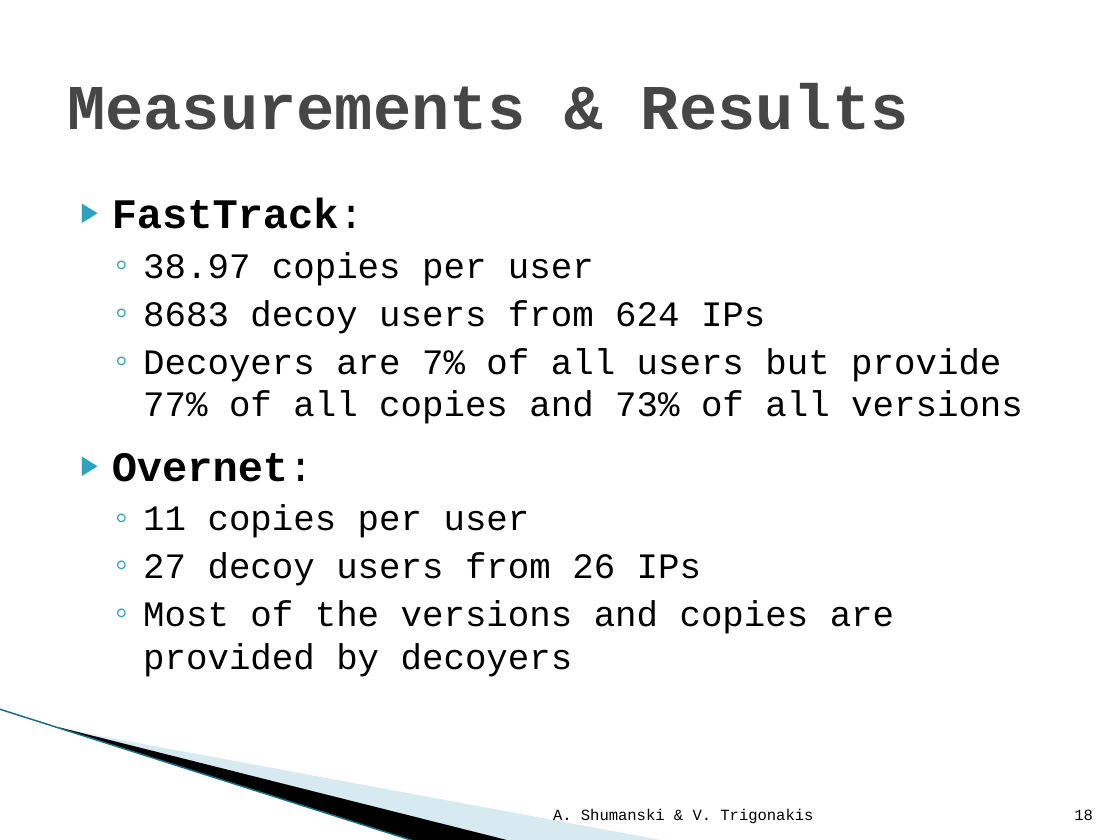
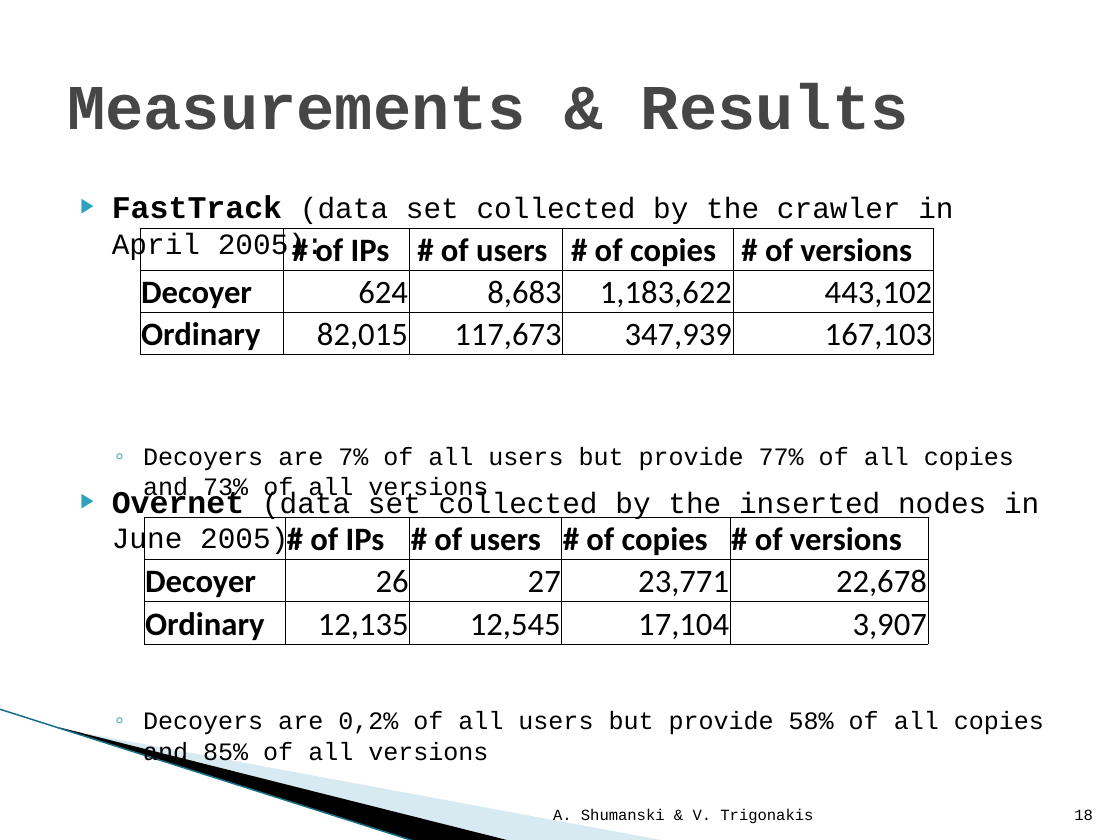
Before and after one commit to WinLAFS/kthsedsav, a slide deck: slide 18 of P2P/labs/documents/presentation/The Index Poisoning Attack in P2P File Sharing.pptx. Drawn at 1120x840 pixels with LibreOffice and Linux fonts; fonts in the diff are those of the drawing; background and template pictures are left out. Boxes give left, top, right and bottom in pixels: in the first picture for what was removed or moved away, otherwise in the second. Text is boxed around its words. In the diff, an @@ line names an element or a change of style, - is before the commit and + after.

```diff
--- a/P2P/labs/documents/presentation/The Index Poisoning Attack in P2P File Sharing.pptx
+++ b/P2P/labs/documents/presentation/The Index Poisoning Attack in P2P File Sharing.pptx
@@ text at box(112, 195, 953, 262): text changed; size 23 to 18.9 pt @@
-▶ FastTrack:
-  ◦ 38.97 copies per user
-  ◦ 8683 decoy users from 624 IPs
+▶ FastTrack (data set collected by the crawler in April 2005):
@@ table added at box(140, 228, 933, 355), 3 rows, 5 columns @@
+ | # of IPs | # of users | # of copies | # of versions
+Decoyer | 624 | 8,683 | 1,183,622 | 443,102
+Ordinary | 82,015 | 117,673 | 347,939 | 167,103
@@ text at box(143, 447, 1014, 503): size 23 to 16.1 pt in "Decoyers are 7% of all users but ..." @@
@@ text at box(112, 453, 894, 677): paragraphs removed @@
-▶ Overnet:
-  ◦ 11 copies per user
-  ◦ 27 decoy users from 26 IPs
-  ◦ Most of the versions and copies are provided by decoyers
@@ text added at box(112, 490, 1044, 767), 16.1 pt, text #000000 @@
+▶ Overnet (data set collected by the inserted nodes in June 2005):
+  ◦ Decoyers are 0,2% of all users but provide 58% of all copies and 85% of all versions
@@ table added at box(144, 517, 930, 644), 3 rows, 5 columns @@
+ | # of IPs | # of users | # of copies | # of versions
+Decoyer | 26 | 27 | 23,771 | 22,678
+Ordinary | 12,135 | 12,545 | 17,104 | 3,907
```
Also in this commit, not shown: 4 other slides changed.
